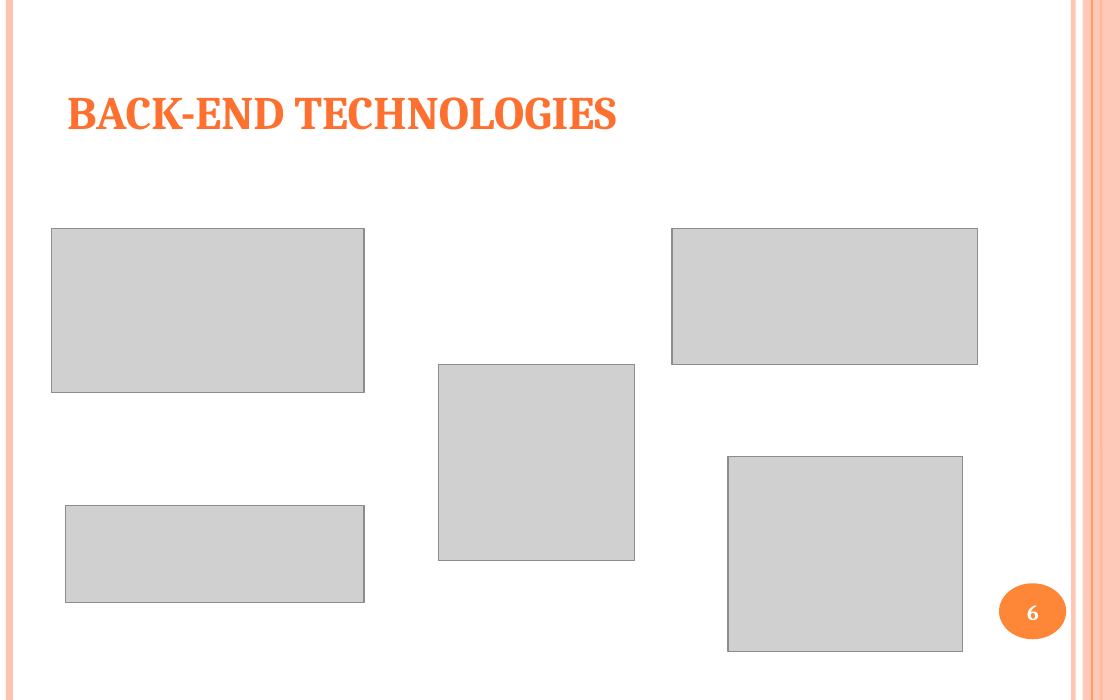
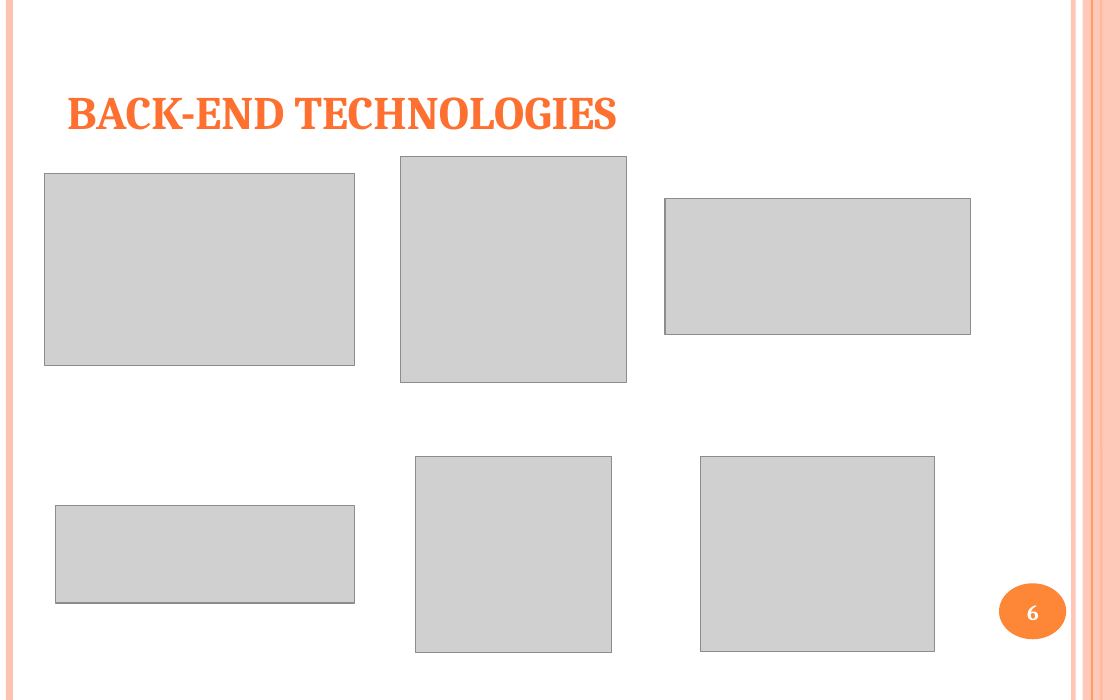
Before and after one commit to yutovsjohan/final_project, a slide deck: slide 6 of document/final_project.pptx. Drawn at 1120x700 pixels with LibreOffice and Linux fonts; fonts in the diff are those of the drawing; grey boxes stand for pictures. Boxes give left, top, right and bottom in pixels: in the first picture for what was removed or moved away, otherwise in the second. Text is boxed around its words. In the diff, an @@ line names an element or a change of style, - is before the commit and + after.

```diff
--- a/document/final_project.pptx
+++ b/document/final_project.pptx
@@ picture: place and size @@
-picture at <box>52,228,364,393</box>
+picture at <box>45,174,355,365</box>
@@ picture added at <box>401,157,627,383</box> @@
@@ picture: place and size @@
-picture at <box>672,228,978,364</box>
+picture at <box>665,198,971,334</box>
@@ picture: place and size @@
-picture at <box>439,364,635,560</box>
+picture at <box>416,457,612,653</box>
@@ picture: place and size @@
-picture at <box>728,457,962,652</box>
+picture at <box>700,457,934,652</box>
@@ picture: place and size @@
-picture at <box>65,505,364,603</box>
+picture at <box>56,506,355,604</box>
```
Also in this commit, not shown: 2 other slides changed, 1 other file.
